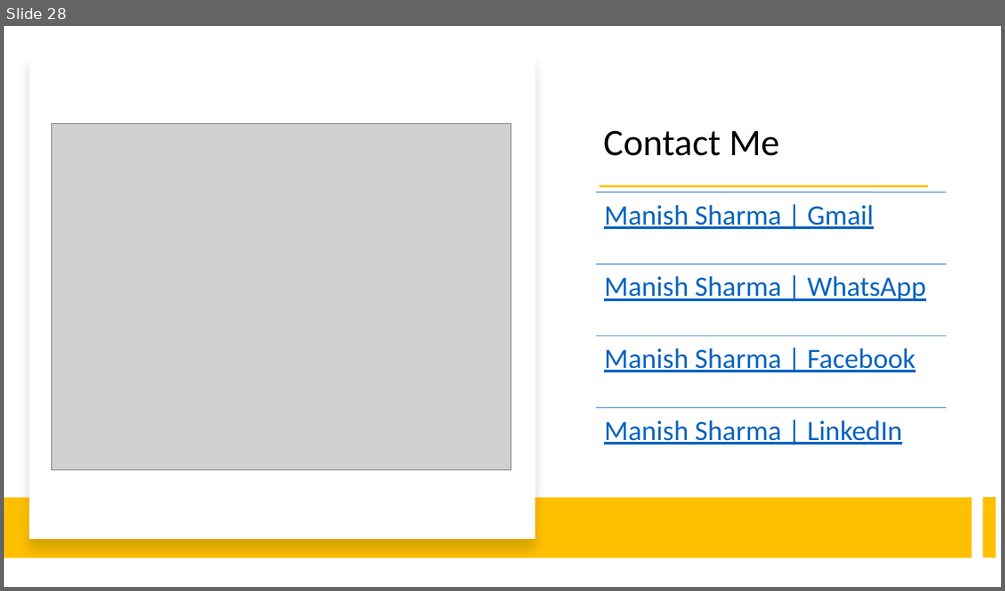
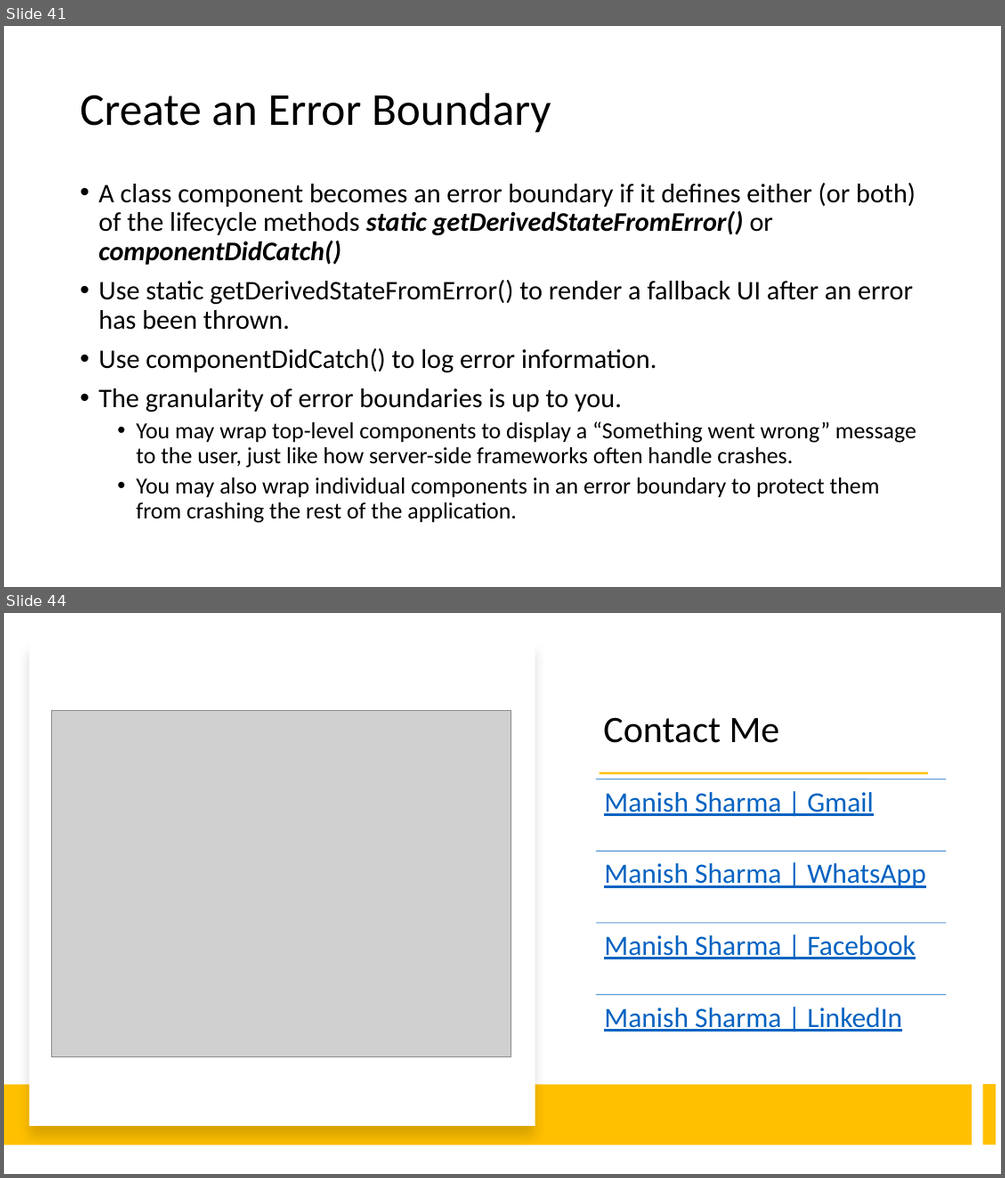
Before and after one commit to manishvbn/ReactJS_WE_Jun22, a slide deck: Notes/React.pptx. Shown one above the other, each under a label of ours: slide 28 before the commit, slides 41 and 44 after it; the slides between them are not shown. The pictures are 1005x591 and 1005x1178 pixels, drawn with LibreOffice and Linux fonts; fonts in the diff are those of the drawing; grey boxes stand for pictures. Boxes give left, top, right and bottom in pixels: in the first picture for what was removed or moved away, otherwise in the second. Text is boxed around its words. In the diff, an @@ line names an element or a change of style, - is before the commit and + after.

```diff
--- a/Notes/React.pptx
+++ b/Notes/React.pptx
@@ slide 41 added at [4,26,1001,587], background #FFFFFF @@
@@ title added at [80,93,551,133], 44 pt, text #000000 @@
+Create an Error Boundary
@@ text added at [98,183,916,523], 25.9 pt, text #000000 @@
+• A class component becomes an error boundary if it defines either (or both) of the lifecycle methods static getDerivedStateFromError() or componentDidCatch()
+• Use static getDerivedStateFromError() to render a fallback UI after an error has been thrown.
+• Use componentDidCatch() to log error information.
+• The granularity of error boundaries is up to you.
+  • You may wrap top-level components to display a “Something went wrong” message to the user, just like how server-side frameworks often handle crashes.
+  • You may also wrap individual components in an error boundary to protect them from crashing the rest of the application.
@@ what was slide 28 is now slide 44 @@
```
Also in this commit, not shown: 15 other slides added.
